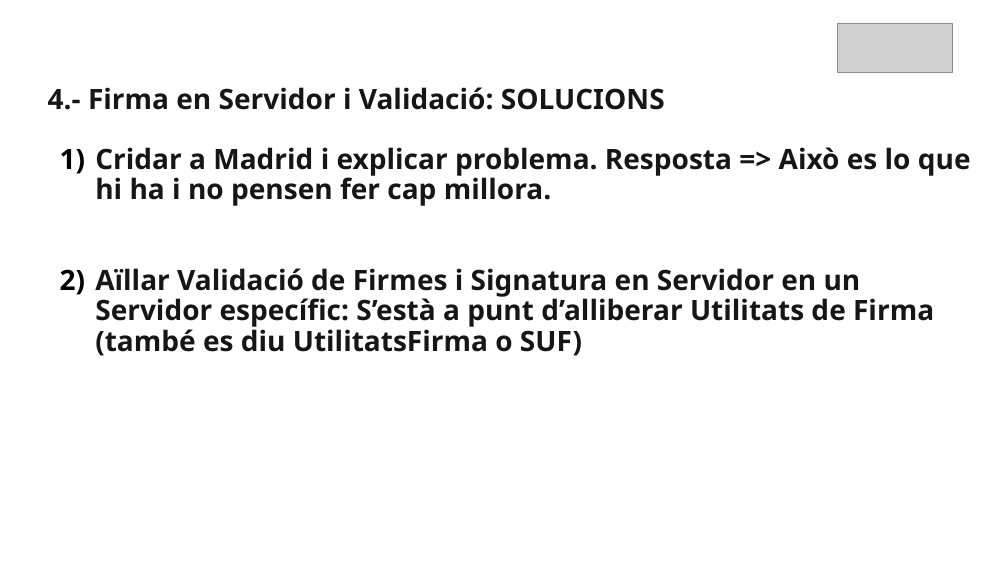
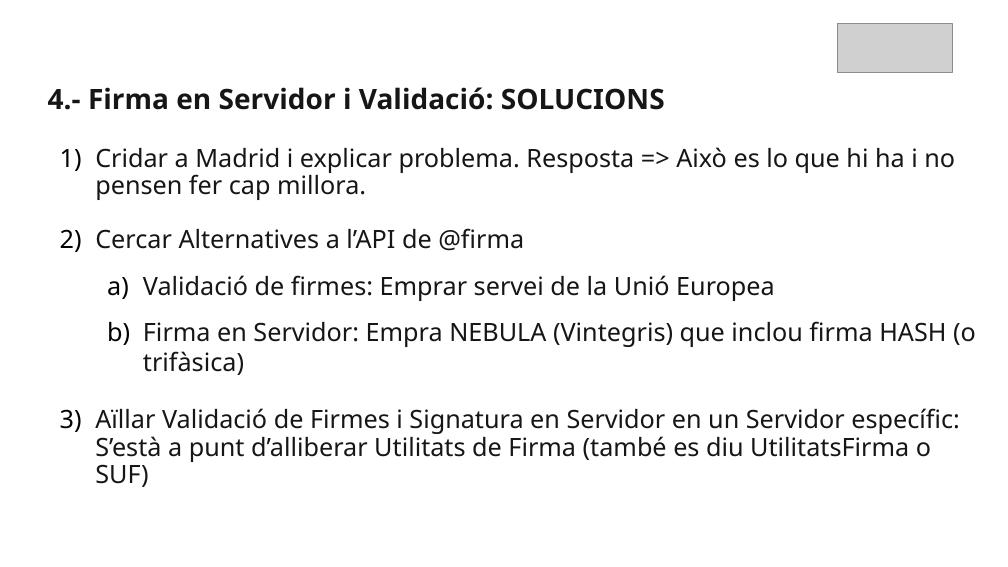
Before and after one commit to GovernIB/pluginsib-signatureserver, a slide deck: slide 12 of afirmaserver/doc/Problematica_Plugin_Firma_Validacio_@firma.odp. Drawn at 1008x567 pixels with LibreOffice and Linux fonts; fonts in the diff are those of the drawing; grey boxes stand for pictures; background and template pictures are left out. Boxes give left, top, right and bottom in pixels: in the first picture for what was removed or moved away, otherwise in the second. Text is boxed around its words. In the diff, an @@ line names an element or a change of style, - is before the commit and + after.

Commit message:
Presentació explicativa del consum de memòria de l'API de @firma

```diff
--- a/afirmaserver/doc/Problematica_Plugin_Firma_Validacio_@firma.odp
+++ b/afirmaserver/doc/Problematica_Plugin_Firma_Validacio_@firma.odp
@@ text at <box>95,147,960,487</box>: size 20 to 18 pt, bold off in "Cridar a Madrid i explicar problema. Resposta ...", "Aïllar Validació de Firmes i Signatura en ..." @@
@@ text at <box>95,228,976,375</box>: paragraphs added @@
+2) Cercar Alternatives a l’API de @firma
+  a) Validació de firmes: Emprar servei de la Unió Europea
+  b) Firma en Servidor: Empra NEBULA (Vintegris) que inclou firma HASH (o trifàsica)
```
Also in this commit, not shown: 2 other slides changed.
